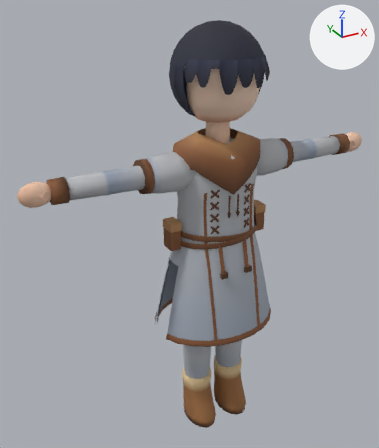
An edit to the glTF model assets/characters/rota.glb, drawn before and after from the same camera.
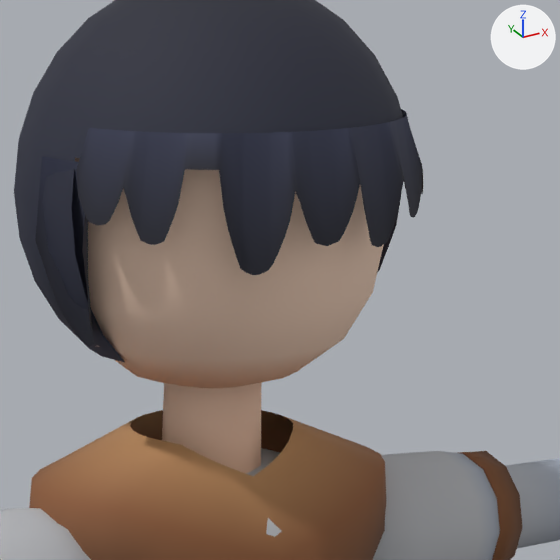
There are two pictures of each version: one whole from a 50 mm camera at (-0.972, -1.561, 1.683) aimed at (-0.073, 0.073, 0.866), one close up on the part from 44% to 80% of the width and 6% to 37% of the height. The lights are fixed; the arrows at upper right show +X, +Y and +Z. The last two pictures show the newer version. Vertices at exactly the same position are counted once.

Objects in the first close-up: 'Rota_Body', 'Rota_Cloth', 'Rota_Hair', 'Rota_Leather'.
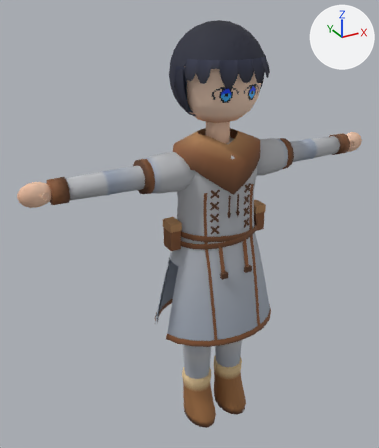
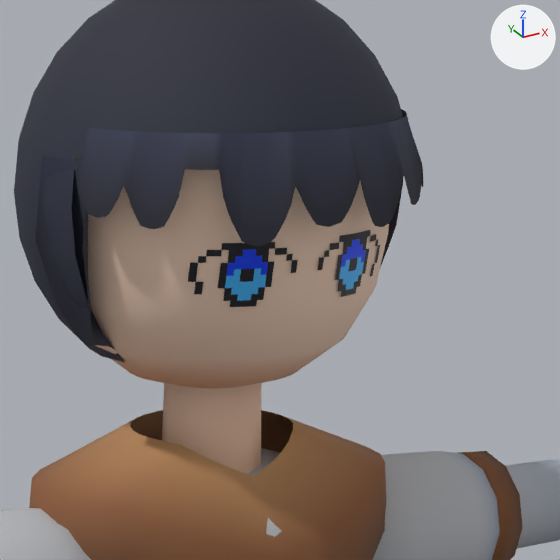
The change, as a list of edits to the scene's bpy script:
```text
Add img_rota_face:
    img_rota_face = load_image('rota_face', '_unpacked/rota_face', 64, 64, 'sRGB')
Add mat_rota_face:
    mat_rota_face = bpy.data.materials.new('rota_face')
    # uses the picture img_rota_face
Change me_rota_hair:
    where me_rota_hair.from_pydata(...)  # 504 vertices, 652 faces; spans x -0.171..0.171, y -0.164..0.17, z 1.271..1.603
    used by ob_rota_hair; location = (0.0, 0.0, 0.0)
    me_rota_hair part 1: 103 of 504 vertices moved; they spanned x -0.162..0.161, y -0.164..-0.057, z 1.39..1.457 and now span x -0.162..0.161, y -0.164..-0.057, z 1.413..1.459; mean shift (0.0, -0.001, 0.01); largest move (-0.057, -0.149, 1.39) -> (-0.059, -0.153, 1.413)
Add me_rota_face:
    me_rota_face.from_pydata(...)  # 319 vertices, 560 faces; spans x -0.105..0.105, y -0.139..-0.077, z 1.345..1.43
    me_rota_face.materials.append(mat_rota_face)
Add ob_rota_face:
    ob_rota_face = bpy.data.objects.new('Rota_Face', me_rota_face)
    ob_rota_face.location = (0.0, 0.0, 0.0)
```

Pixel boxes (x1, y1, x2, y2) of what changed, in the close-ups (560 x 560 px; the box of a moved part takes in the faces that stretch with it):
'Rota_Face', added
    after: (188, 230, 380, 307)
part 1 of me_rota_hair, moved or reshaped
    before: (77, 109, 423, 275)
    after: (77, 109, 423, 246)
